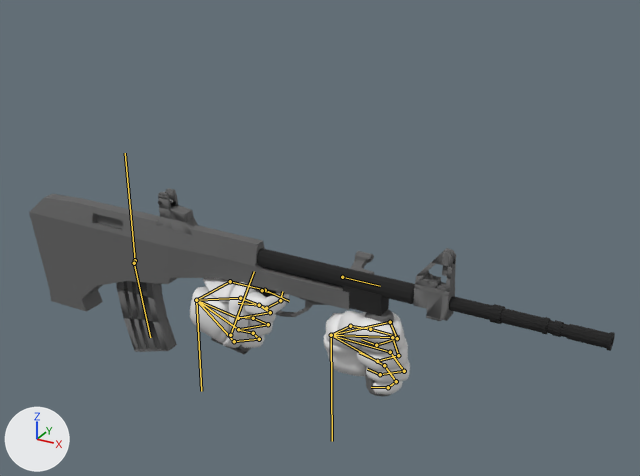
An edit to the Blender file Project/Blend Files/Animations/MK-X.A.blend, drawn before and after from the same camera.
The view is the same before and after, from a camera (50 mm lens) standing at (1.053, -1.181, 0.723) and looking at (0.374, 0.054, 0.106). The axes (+X, +Y, +Z) are drawn at lower left. The lights are the same throughout. The bones that bend it are drawn over the model as lines.

Names of what the first picture shows: 'Arms', 'MK-X.001'.
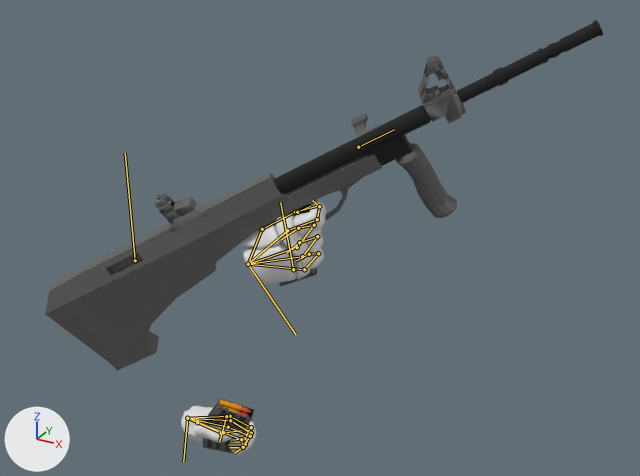
The newer file adds an action. The first version stands in its rest pose; the second is drawn at frame 30 of the action 'Reload'.

Edits to the bpy script that builds the scene:
```text
Change bone_base_l:
    where bone_base_l = bpy.data.objects['MK-X'].pose.bones['base.L']  # child of 'Root'
    bone_base_l.location: (0.191, -0.395, 0.124) -> (-0.25, -0.394, 0.044)
    bone_base_l.rotation_quaternion: (0.7, -0.714, -0.018, 0.014) -> (0.646, -0.754, -0.053, -0.11)  # degrees (-91, 0, 3) -> degrees (-98, -14, -4)
Change bone_thumb_1_l:
    where bone_thumb_1_l = bpy.data.objects['MK-X'].pose.bones['thumb.1.L']  # child of 'base.L'
    bone_thumb_1_l.rotation_quaternion: (0.994, -0.044, -0.034, -0.091) -> (0.992, 0.081, 0.078, -0.062)  # degrees (-5, -4, -10) -> degrees (9, 10, -6)
Change bone_thumb_1_l_001:
    where bone_thumb_1_l_001 = bpy.data.objects['MK-X'].pose.bones['thumb.1.L.001']  # child of 'thumb.1.L'
    bone_thumb_1_l_001.rotation_quaternion: (0.94, -0.051, 0.299, -0.155) -> (0.757, -0.143, 0.512, -0.381)  # degrees (-13, 33, -23) -> degrees (-54, 42, -76)
Change bone_thumb_1_l_002:
    where bone_thumb_1_l_002 = bpy.data.objects['MK-X'].pose.bones['thumb.1.L.002']  # child of 'thumb.1.L.001'
    bone_thumb_1_l_002.rotation_quaternion: (0.918, -0.264, -0.144, -0.258) -> (0.956, -0.165, -0.035, -0.24)  # degrees (-27, -24, -26) -> degrees (-18, -8, -27)
Change bone_index_1_l_001:
    where bone_index_1_l_001 = bpy.data.objects['MK-X'].pose.bones['index.1.L.001']  # child of 'index.1.L'
    bone_index_1_l_001.rotation_quaternion: (0.854, 0.228, -0.043, -0.466) -> (0.979, 0.054, -0.094, -0.171)  # degrees (26, 8, -55) -> degrees (8, -10, -21)
Change bone_middle_1_l_001:
    where bone_middle_1_l_001 = bpy.data.objects['MK-X'].pose.bones['middle.1.L.001']  # child of 'middle.1.L'
    bone_middle_1_l_001.rotation_quaternion: (0.885, 0.108, 0.014, -0.454) -> (0.99, 0.038, -0.063, -0.117)  # degrees (10, 7, -54) -> degrees (5, -7, -14)
Change bone_ring_1_l_001:
    where bone_ring_1_l_001 = bpy.data.objects['MK-X'].pose.bones['ring.1.L.001']  # child of 'ring.1.L'
    bone_ring_1_l_001.rotation_quaternion: (0.947, 0.011, 0.032, -0.319) -> (0.996, 0.044, -0.077, 0.027)  # degrees (0, 4, -37) -> degrees (5, -9, 3)
Change bone_pinky_1_l_001:
    where bone_pinky_1_l_001 = bpy.data.objects['MK-X'].pose.bones['pinky.1.L.001']  # child of 'pinky.1.L'
    bone_pinky_1_l_001.rotation_quaternion: (0.951, -0.164, 0.021, -0.263) -> (0.996, 0.007, -0.079, 0.045)  # degrees (-19, -3, -30) -> degrees (0, -9, 5)
Change bone_main:
    where bone_main = bpy.data.objects['MK-X'].pose.bones['Main']
    bone_main.location: (-0.322, 0.185, -0.125) -> (-0.34, 0.28, -0.004)
    bone_main.rotation_quaternion: (1.0, 0.0, 0.0, 0.0) -> (0.935, -0.071, 0.271, -0.219)  # degrees (0, 0, 0) -> degrees (-17, 28, -31)
Change bone_magazine:
    where bone_magazine = bpy.data.objects['MK-X'].pose.bones['Magazine']  # child of 'Main'
    bone_magazine.location: (0.0, 0.0, 0.0) -> (-0.256, 0.422, 0.141)
    bone_magazine.rotation_quaternion: (1.0, 0.0, 0.0, 0.0) -> (0.888, 0.12, 0.133, 0.423)  # degrees (0, 0, 0) -> degrees (19, 8, 52)
```

Pixel boxes (x1, y1, x2, y2) of what changed, in the pictures (640 x 476 px):
'MK-X.001', posed (107% taller): before (29, 188, 615, 397); after (45, 20, 603, 454)
'Arms', posed (34% narrower, 118% taller): before (190, 278, 410, 395); after (181, 199, 326, 455)
bone 'base.L', root to tip: before (331, 335) to (332, 441); after (187, 418) to (183, 462)
bone 'thumb.1.L', root to tip: before (331, 335) to (350, 326); after (187, 418) to (197, 422)
bone 'thumb.1.L.001', root to tip: before (350, 326) to (370, 329); after (197, 422) to (221, 433)
bone 'thumb.1.L.002', root to tip: before (370, 329) to (399, 337); after (221, 433) to (241, 430)
bone 'index.1.L.001', root to tip: before (390, 322) to (397, 338); after (230, 416) to (251, 427)
bone 'middle.1.L.001', root to tip: before (392, 337) to (398, 355); after (230, 420) to (251, 433)
bone 'ring.1.L.001', root to tip: before (390, 352) to (404, 371); after (228, 427) to (250, 436)
bone 'pinky.1.L.001', root to tip: before (384, 365) to (396, 381); after (223, 432) to (241, 439)
bone 'Main', root to tip: before (230, 335) to (254, 271); after (293, 269) to (280, 202)
bone 'Magazine', root to tip: before (134, 263) to (150, 337); after (226, 416) to (219, 441)
